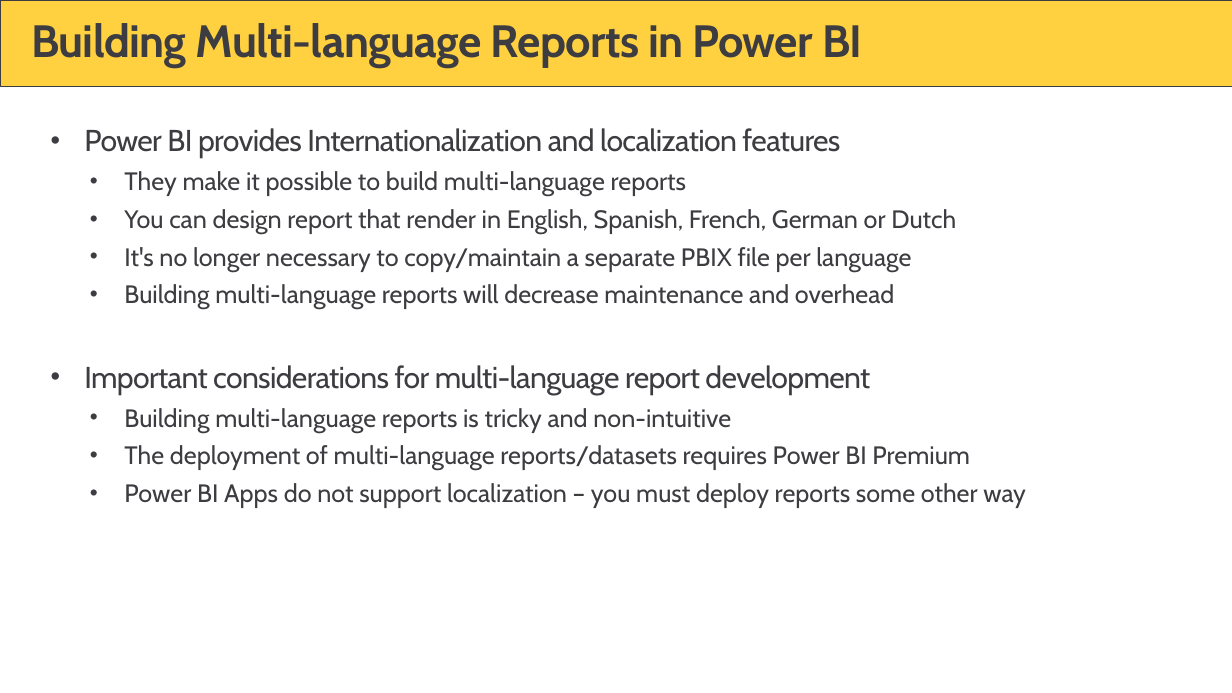
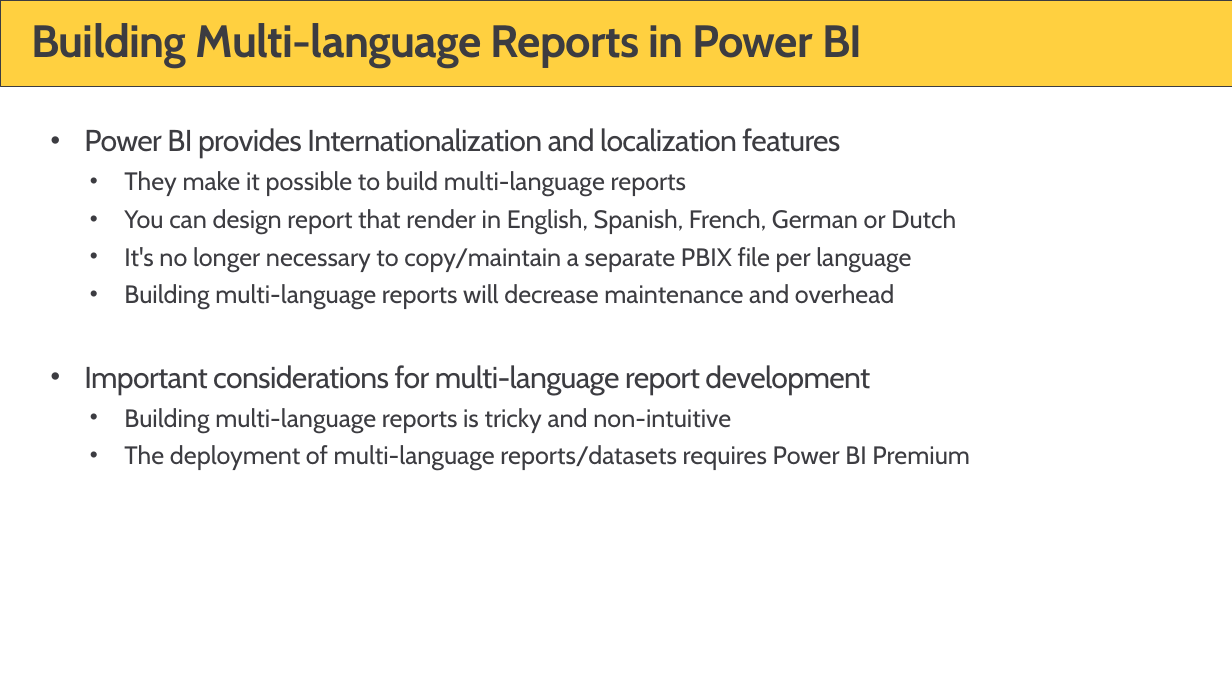
Before and after one commit to PowerBiDevCamp/TranslationsBuilder, a slide deck: slide 3 of Docs/Translations Builder.pptx. Drawn at 1232x693 pixels with LibreOffice and Linux fonts; fonts in the diff are those of the drawing; background and template pictures are left out. Boxes give left, top, right and bottom in pixels: in the first picture for what was removed or moved away, otherwise in the second. Text is boxed around its words. In the diff, an @@ line names an element or a change of style, - is before the commit and + after.

Commit message:
Updates

```diff
--- a/Docs/Translations Builder.pptx
+++ b/Docs/Translations Builder.pptx
@@ text at (124,483,1026,508): paragraph removed @@
-  • Power BI Apps do not support localization – you must deploy reports some other way
```
